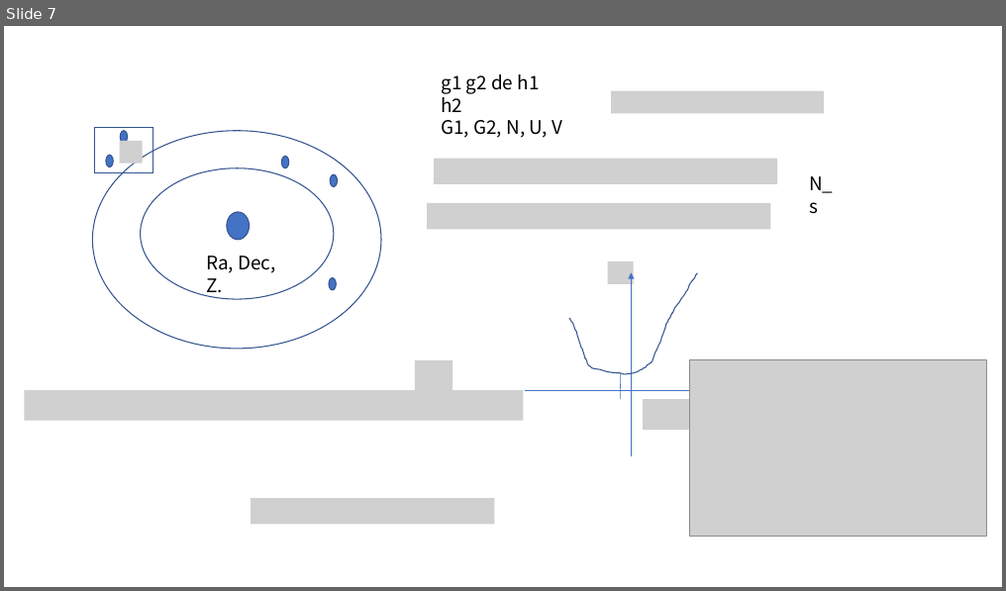
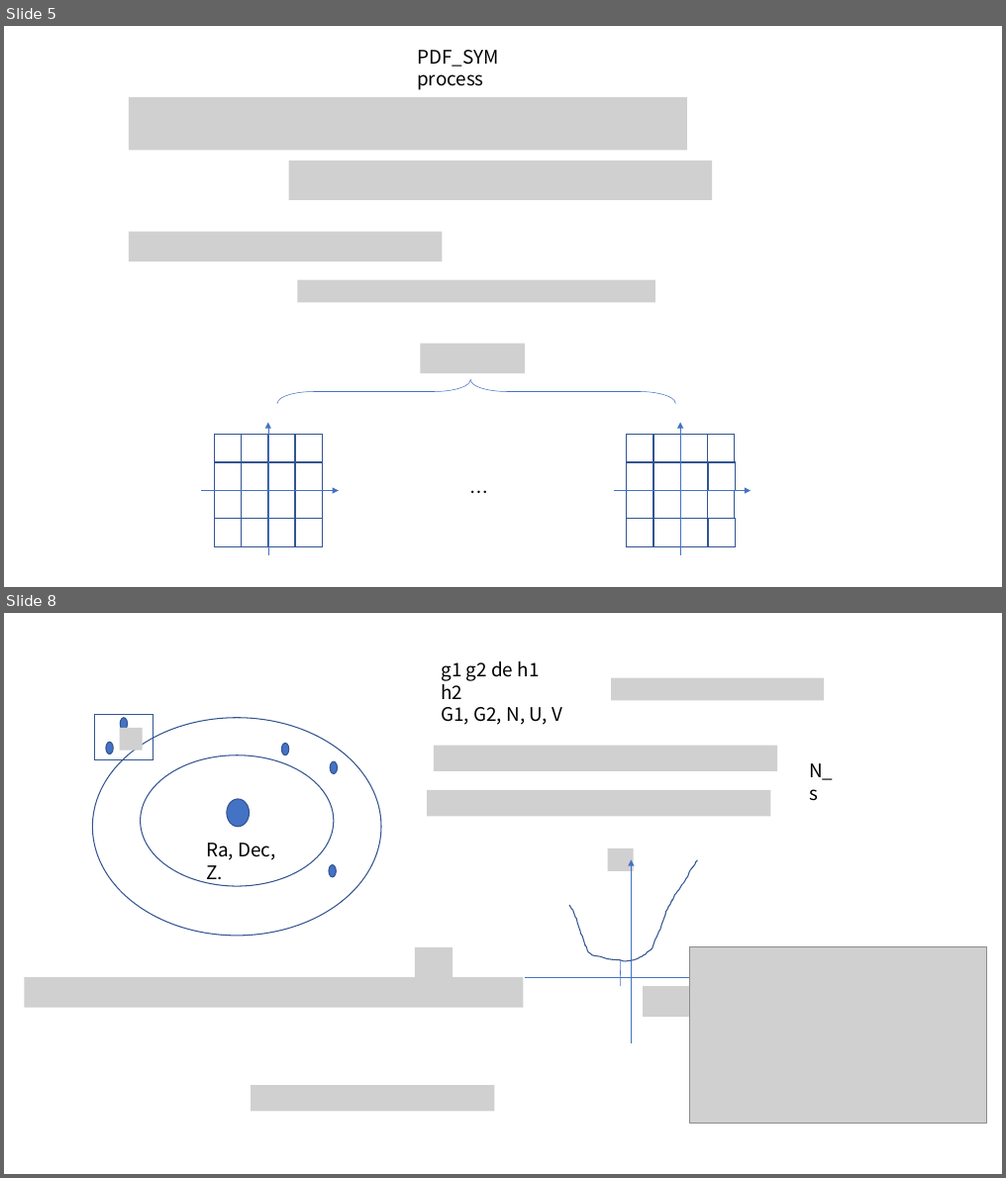
Before and after one commit to hekunlie/astrophy-research, a slide deck: correlation/Fourier_Quad/data_structure.pptx. Shown one above the other, each under a label of ours: slide 7 before the commit, slides 5 and 8 after it; the slides between them are not shown. The pictures are 1006x591 and 1006x1178 pixels, drawn with LibreOffice and Linux fonts; fonts in the diff are those of the drawing; grey boxes stand for pictures; background and template pictures are left out. Boxes give left, top, right and bottom in pixels: in the first picture for what was removed or moved away, otherwise in the second. Text is boxed around its words. In the diff, an @@ line names an element or a change of style, - is before the commit and + after.

```diff
--- a/correlation/Fourier_Quad/data_structure.pptx
+++ b/correlation/Fourier_Quad/data_structure.pptx
@@ slide 5 added at (4,26,1002,587), background #FFFFFF @@
@@ text added at (417,50,498,90), 18 pt, text #000000 @@
+PDF_SYM process
@@ picture added at (129,97,687,151) @@
@@ picture added at (289,161,713,200) @@
@@ picture added at (129,232,443,262) @@
@@ picture added at (297,279,655,302) @@
@@ picture added at (420,344,525,373) @@
@@ left brace added at (277,380,675,404), outline #4472C4 0.5 pt @@
@@ group added at (202,423,339,556): 16 rectangles, 2 arrows @@
@@ group added at (614,423,751,556): 16 rectangles, 2 arrows @@
@@ text added at (462,477,491,507), 18 pt, text #000000 @@
+…
@@ what was slide 7 is now slide 8 @@
```
Also in this commit, not shown: 3 slides changed, 2 other slides added, 2 slides removed.
